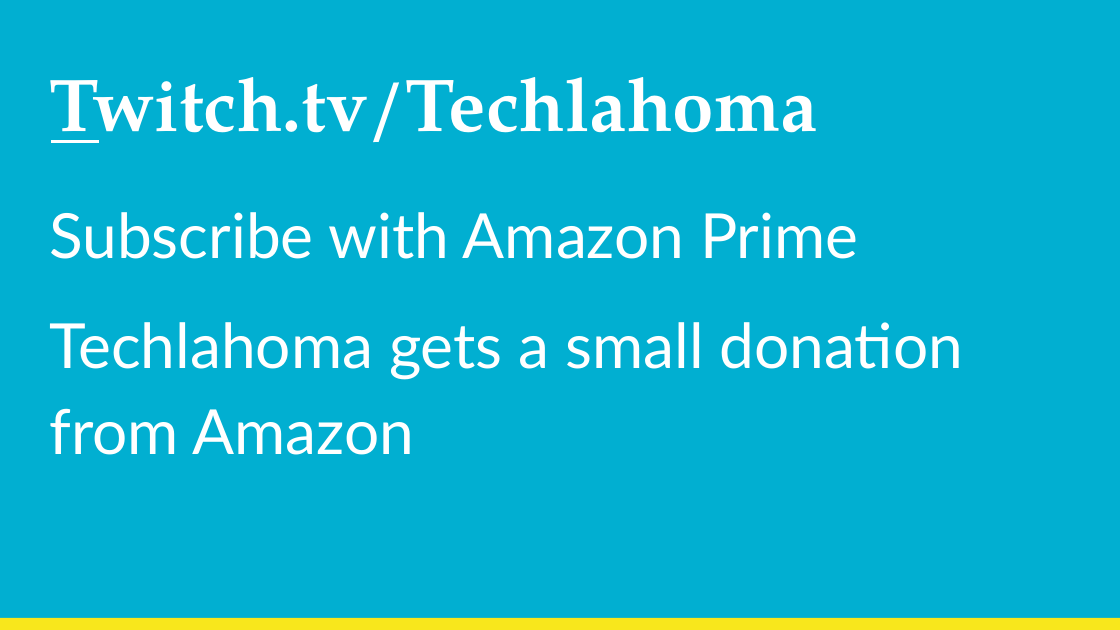
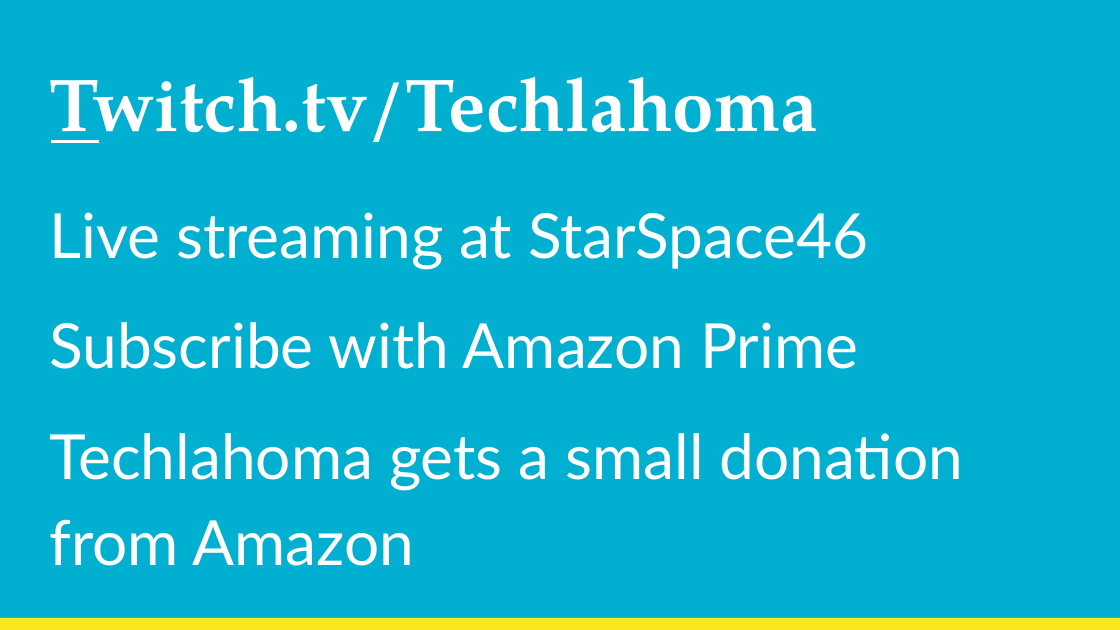
Before and after one commit to kacollins/slideshows, a slide deck: slide 8 of 2018-01-10 OKC Python.pptx. Drawn at 1120x630 pixels with LibreOffice and Linux fonts; fonts in the diff are those of the drawing. Boxes give left, top, right and bottom in pixels: in the first picture for what was removed or moved away, otherwise in the second. Text is boxed around its words. In the diff, an @@ line names an element or a change of style, - is before the commit and + after.

```diff
--- a/2018-01-10 OKC Python.pptx
+++ b/2018-01-10 OKC Python.pptx
@@ text at (49,212,869,270): paragraph added @@
+Live streaming at StarSpace46
@@ text at (49,322,964,566): more space between paragraphs @@
```
Also in this commit, not shown: 11 other slides changed.
